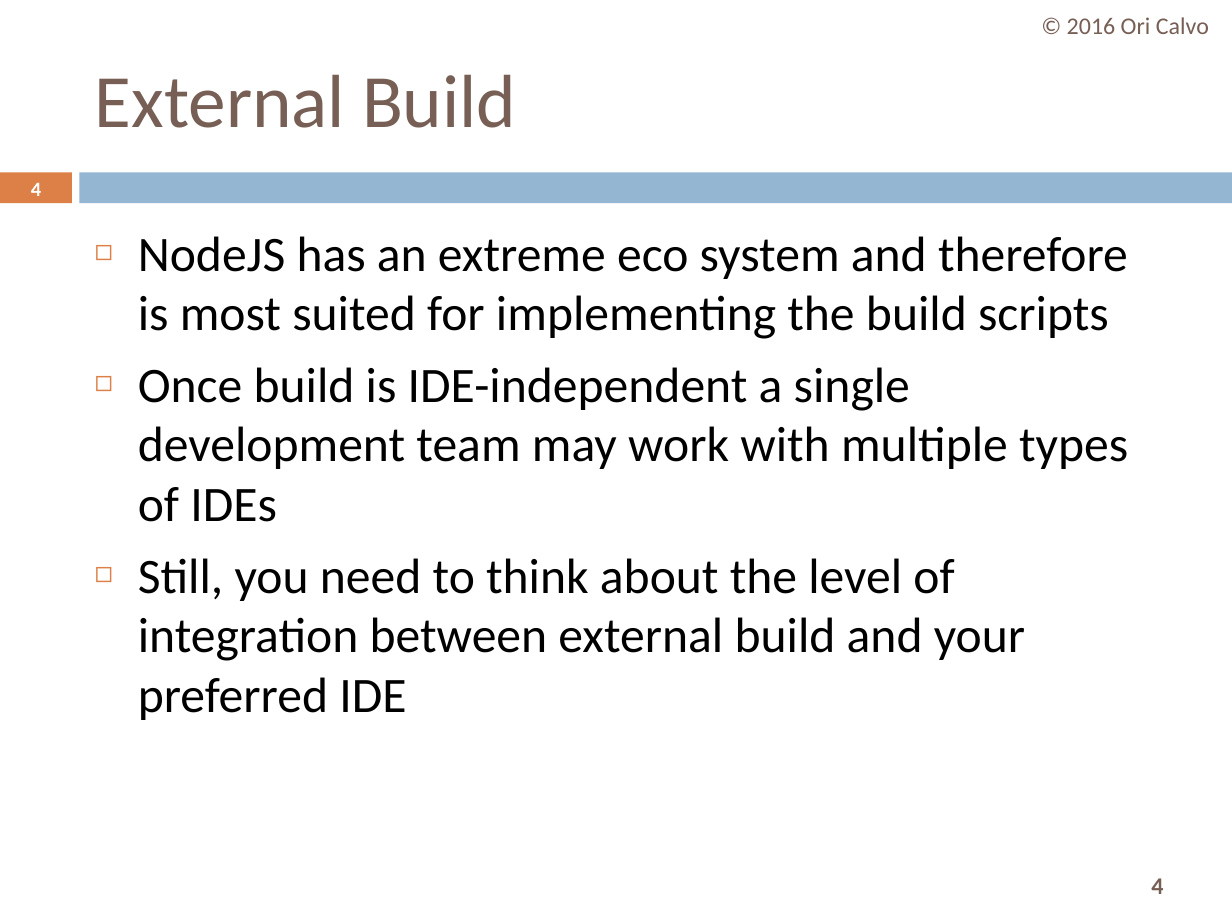
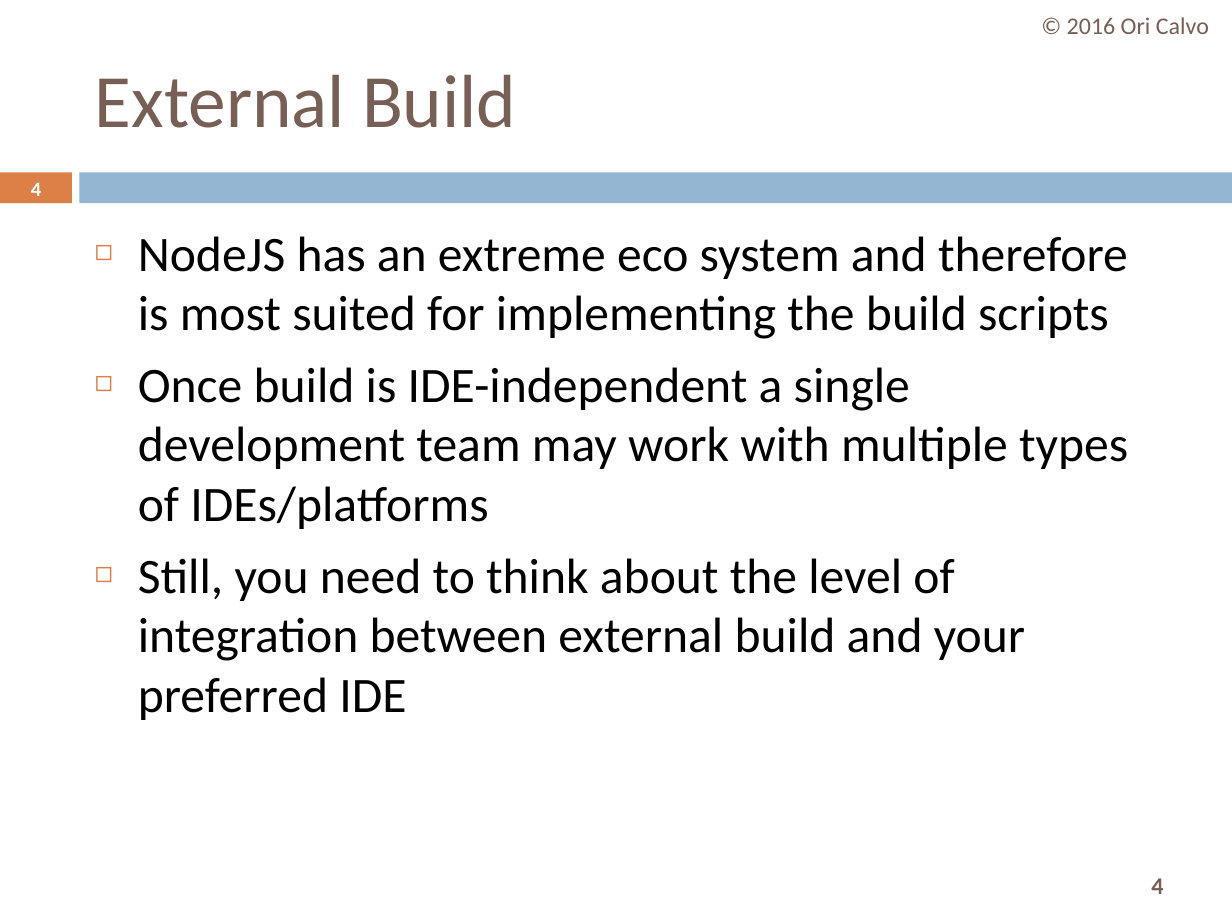
Before and after one commit to oricalvo/course-angular, a slide deck: slide 4 of PPTs/01 Build & Setup.pptx. Drawn at 1232x924 pixels with LibreOffice and Linux fonts; fonts in the diff are those of the drawing. Boxes give left, top, right and bottom in pixels: in the first picture for what was removed or moved away, otherwise in the second. Text is boxed around its words. In the diff, an @@ line names an element or a change of style, - is before the commit and + after.

```diff
--- a/PPTs/01 Build & Setup.pptx
+++ b/PPTs/01 Build & Setup.pptx
@@ text at <box>138,367,1128,529</box>: text changed @@
-◻ Once build is IDE-independent a single development team may work with multiple types of IDEs
+◻ Once build is IDE-independent a single development team may work with multiple types of IDEs/platforms
```
Also in this commit, not shown: 12 other slides changed, 3 slides added, 16 other files.
